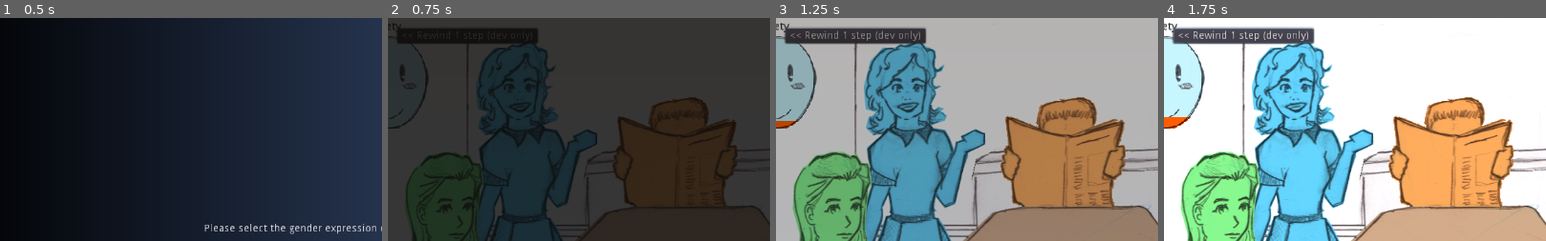
Above: before the commit, frames 1-4 (left to right).
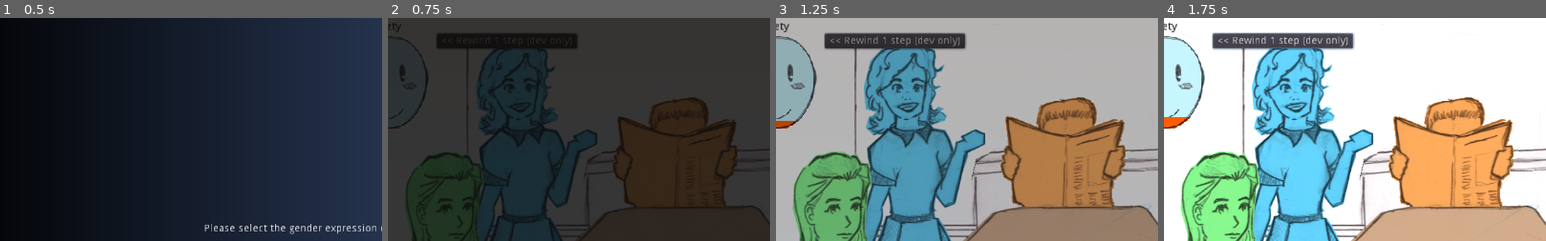
Above: after the commit, the same moments.

Repository: jordgubben/gw24-fam-andersson
Game: Godot game, scene res://Intro.tscn
Two runs of this game, one before a commit and one after it. Both use one fixed random seed, a clock stepped at 60 frames per second and the inputs below. The engine's default icon, where the game draws it, is replaced by a stand-in: a white triangle on a blue panel in a dark square.
Inputs:
- Up to frame 1 (0.5 s): no input
- Up to frame 2 (0.75 s): click "Female" at 0.5 s
- Up to frame 3 (1.25 s): no input
- Up to frame 4 (1.75 s): click "<< Rewind 1 step (dev only)" at 1.25 s
The pictures show only the part of the screen within x 7-57%, y 0-50%; the shares and areas given below are measured in that part.

Frame 1 is identical in both runs. In frame 2, 2.2% of the frame differs, in the area x 2-50%, y 4-14%; in frame 3, 3.5%; in frame 4, 3.9%, in the area x 2-50%, y 3-15%.

Commit message:
Suggest replay after completed playthroug

Diff:
--- a/Conversation.gd
+++ b/Conversation.gd
@@ -50,6 +50,10 @@
 
 func _ready():
 	self.populate_options()
+
+
+func get_last_segment():
+	return _passed_segments.back() if not _passed_segments.empty() else null
 
 
 func populate_options():
--- a/FamilyDinner.gd
+++ b/FamilyDinner.gd
@@ -6,6 +6,7 @@
 const IV = "inner_voice"
 
 var conversation_start = "start"
+var conversation_end = "to_be_continued"
 var conversations_segments: Dictionary = {
 	# Real intro
 	"start": ConversationSegment.new("(Start the actuall story)", [
@@ -278,6 +279,8 @@
 func _on_narrative_pressentation_completed():
 	if _blackout:
 		$main_animation_player.play("blackout_anim")
+	elif $conversation.get_last_segment() == conversation_end:
+		$main_animation_player.play("ending_fade_out")
 	else:
 		$conversation.pressent_options()
 
@@ -305,6 +308,8 @@
 	prints(self, "_on_blackout_animation_player_animation_finished", anim_name)
 	if anim_name == "fade_in":
 		$conversation.present_segment(conversation_start)
+	elif anim_name == "ending_fade_out":
+		$popups_layer/ending_popup.popup()
 	elif anim_name == "blackout_anim":
 		$popups_layer/blackout_popup.popup()
 	else:
--- a/FamilyDinner.tscn
+++ b/FamilyDinner.tscn
@@ -36,7 +36,23 @@
 "values": [ Color( 1, 1, 1, 0 ), Color( 0, 0, 0, 1 ) ]
 }
 
-[sub_resource type="Animation" id=6]
+[sub_resource type="Animation" id=2]
+resource_name = "ending_fade_out"
+length = 3.0
+tracks/0/type = "value"
+tracks/0/path = NodePath("popups_layer/blackout_sprite:modulate")
+tracks/0/interp = 1
+tracks/0/loop_wrap = true
+tracks/0/imported = false
+tracks/0/enabled = true
+tracks/0/keys = {
+"times": PoolRealArray( 0, 2.5 ),
+"transitions": PoolRealArray( 1, 1.41421 ),
+"update": 0,
+"values": [ Color( 1, 1, 1, 0 ), Color( 0, 0, 0, 1 ) ]
+}
+
+[sub_resource type="Animation" id=3]
 resource_name = "fade_in"
 length = 1.5
 tracks/0/type = "value"
@@ -52,8 +68,7 @@
 "values": [ Color( 0.117647, 0.0862745, 0.0627451, 1 ), Color( 1, 1, 1, 0 ) ]
 }
 
-[sub_resource type="Animation" id=2]
-resource_name = "mil_exits"
+[sub_resource type="Animation" id=4]
 tracks/0/type = "value"
 tracks/0/path = NodePath("dining_room/occupants/mother-in-law:modulate")
 tracks/0/interp = 1
@@ -67,8 +82,7 @@
 "values": [ Color( 0.392157, 0.843137, 1, 1 ), Color( 0.392157, 0.843137, 1, 0 ) ]
 }
 
-[sub_resource type="Animation" id=3]
-resource_name = "so_exits"
+[sub_resource type="Animation" id=5]
 tracks/0/type = "value"
 tracks/0/path = NodePath("dining_room/occupants/significant_other:modulate")
 tracks/0/interp = 1
@@ -95,9 +109,10 @@
 
 [node name="main_animation_player" type="AnimationPlayer" parent="."]
 anims/blackout_anim = SubResource( 1 )
-anims/fade_in = SubResource( 6 )
-anims/mil_exits = SubResource( 2 )
-anims/so_exits = SubResource( 3 )
+anims/ending_fade_out = SubResource( 2 )
+anims/fade_in = SubResource( 3 )
+anims/mil_exits = SubResource( 4 )
+anims/so_exits = SubResource( 5 )
 
 [node name="conversation" type="Node" parent="."]
 script = ExtResource( 10 )
@@ -105,6 +120,17 @@
 
 [node name="popups_layer" type="CanvasLayer" parent="."]
 layer = 2
+
+[node name="blackout_sprite" type="Sprite" parent="popups_layer"]
+modulate = Color( 1, 1, 1, 0 )
+position = Vector2( 512, 300 )
+rotation = 1.5708
+scale = Vector2( 1.2, 1100 )
+z_as_relative = false
+texture = SubResource( 7 )
+__meta__ = {
+"_edit_lock_": true
+}
 
 [node name="blackout_popup" type="Popup" parent="popups_layer"]
 anchor_right = 1.0
@@ -138,16 +164,40 @@
 margin_bottom = 26.8289
 text = "Try again"
 
-[node name="blackout_sprite" type="Sprite" parent="popups_layer"]
-modulate = Color( 1, 1, 1, 0 )
-position = Vector2( 512, 300 )
-rotation = 1.5708
-scale = Vector2( 1.2, 1100 )
-z_as_relative = false
-texture = SubResource( 5 )
-__meta__ = {
-"_edit_lock_": true
-}
+[node name="ending_popup" type="Popup" parent="popups_layer"]
+anchor_right = 1.0
+anchor_bottom = 1.0
+popup_exclusive = true
+__meta__ = {
+"_edit_use_anchors_": false
+}
+
+[node name="Label" type="Label" parent="popups_layer/ending_popup"]
+anchor_left = 0.5
+anchor_top = 0.5
+anchor_right = 0.5
+anchor_bottom = 0.5
+margin_left = -512.0
+margin_top = -23.5
+margin_right = 512.0
+margin_bottom = -0.5
+text = "Want to take another rout?"
+align = 1
+valign = 2
+__meta__ = {
+"_edit_use_anchors_": false
+}
+
+[node name="try_again_btn" type="Button" parent="popups_layer/ending_popup"]
+anchor_left = 0.5
+anchor_top = 0.5
+anchor_right = 0.5
+anchor_bottom = 0.5
+margin_left = -92.0
+margin_top = 6.82886
+margin_right = 92.0
+margin_bottom = 26.8289
+text = "Try again"
 
 [node name="ui" type="CanvasLayer" parent="."]
 
@@ -162,10 +212,10 @@
 margin_bottom = 4.0
 
 [node name="MarginContainer" type="MarginContainer" parent="ui"]
-margin_left = 78.0
-margin_top = 4.0
-margin_right = 286.0
-margin_bottom = 44.0
+margin_left = 130.659
+margin_top = 10.6881
+margin_right = 338.659
+margin_bottom = 50.6881
 custom_constants/margin_right = 10
 custom_constants/margin_top = 10
 custom_constants/margin_left = 10
@@ -263,6 +313,7 @@
 }
 [connection signal="animation_finished" from="main_animation_player" to="." method="_on_main_animation_player_animation_finished"]
 [connection signal="pressed" from="popups_layer/blackout_popup/try_again_btn" to="." method="_on_try_again_btn_pressed"]
+[connection signal="pressed" from="popups_layer/ending_popup/try_again_btn" to="." method="_on_try_again_btn_pressed"]
 [connection signal="animation_requested" from="ui/narrative" to="." method="_on_narrative_animation_requested"]
 [connection signal="anxiety_changed" from="ui/narrative" to="." method="_on_narrative_anxiety_changed"]
 [connection signal="favour_changed" from="ui/narrative" to="." method="_on_narrative_favour_changed"]
Not shown: 2 places in FamilyDinner.tscn that only renumber resources
